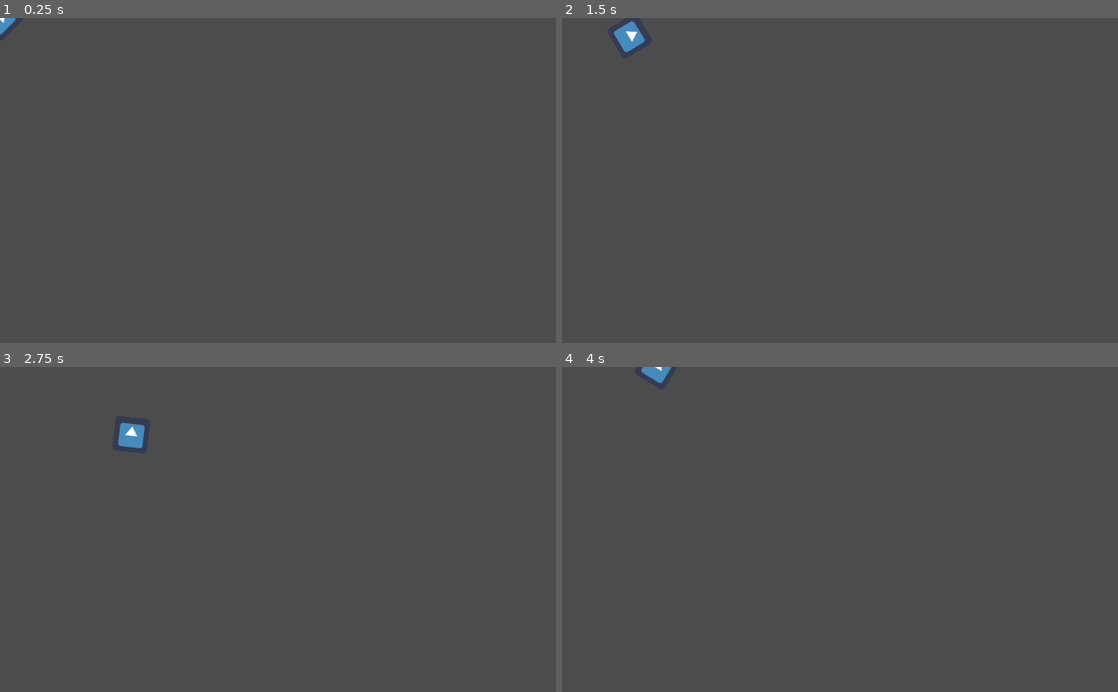
Above: before the commit, frames 1-4 (two rows, left to right).
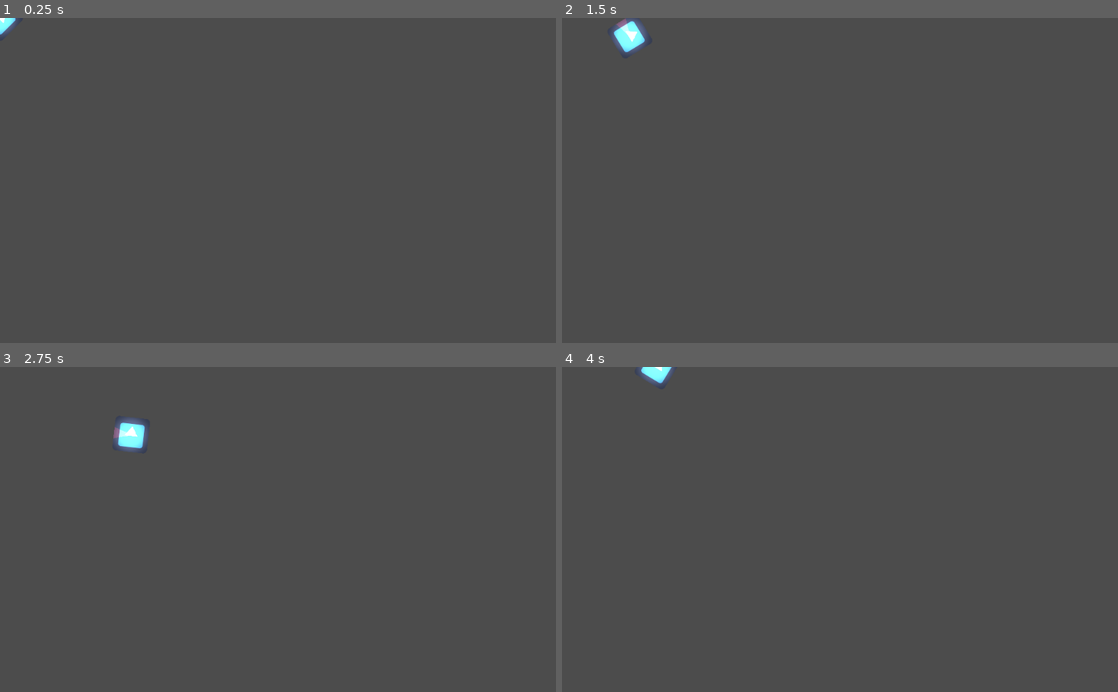
Above: after the commit, the same moments.

Repository: onsetsu/GameJam5
Game: Godot game, scene res://Scenes/Player.tscn
The game is run twice, just before and just after one commit, with the same random seed, the same clock (stepped at 60 frames per second) and the same inputs. This scene is started directly instead of the project's main scene. The engine's default icon, where the game draws it, is replaced by a stand-in: a white triangle on a blue panel in a dark square.
Inputs (mouse positions are in pixels of both pictures, inside the frame that each line leads up to):
- Up to frame 1 (0.25 s): no input
- Up to frame 2 (1.5 s): tap Enter at 0.5 s; move the mouse to (962, 164) at 0.52 s; hold D (move_right) 0.53-1.28 s; move the mouse to (728, 196) at 1.27 s; hold S (move_down) from 1.28 s (still down)
- Up to frame 3 (2.75 s): move the mouse to (333, 458) at 2.02 s; release S (move_down) at 2.03 s; hold D (move_right) from 2.03 s (still down)
- Up to frame 4 (4 s): move the mouse to (812, 594) at 2.77 s; release D (move_right) at 2.78 s; hold W (move_up) 2.78-3.53 s; move the mouse to (1006, 578) at 3.52 s; hold A (move_left) from 3.53 s (still down)

The runs differ from the first frame. In frame 1, 0.1% of the frame differs, in the area x 0-3%, y 0-6%; in frame 2, 0.5%, in the area x 8-16%, y 0-11%; in frame 3, 0.5%; in frame 4, 0.3%.

Commit message:
added Flashlight and gave it to Player

Diff:
--- /dev/null
+++ b/Scenes/Flashlight.tscn
@@ -0,0 +1,47 @@
+[gd_scene load_steps=3 format=2]
+
+[ext_resource path="res://LightSpike/light.png" type="Texture" id=1]
+
+[sub_resource type="OccluderPolygon2D" id=1]
+
+closed = false
+cull_mode = 0
+polygon = PoolVector2Array( -15, -5, 10, 0, 10, 0, -15, 5 )
+
+[node name="Sprite" type="Node2D" index="0"]
+
+_sections_unfolded = [ "Offset", "Transform" ]
+
+[node name="Flashlight" type="Light2D" parent="." index="0"]
+
+enabled = true
+editor_only = false
+texture = ExtResource( 1 )
+offset = Vector2( 0, 0 )
+texture_scale = 1.0
+color = Color( 0.96875, 0.0833719, 0.0833333, 1 )
+energy = 1.0
+mode = 0
+range_height = 0.0
+range_z_min = -1024
+range_z_max = 1024
+range_layer_min = 0
+range_layer_max = 0
+range_item_cull_mask = 1
+shadow_enabled = true
+shadow_color = Color( 0, 0, 0, 0 )
+shadow_buffer_size = 2048
+shadow_gradient_length = 2.0
+shadow_filter = 1
+shadow_filter_smooth = 4.0
+shadow_item_cull_mask = 1
+_sections_unfolded = [ "Range", "Shadow", "Transform" ]
+__meta__ = {
+"_edit_group_": true
+}
+
+[node name="LightOccluder2D" type="LightOccluder2D" parent="Flashlight" index="0"]
+
+occluder = SubResource( 1 )
+light_mask = 1
+_sections_unfolded = [ "Transform" ]
--- a/Scenes/Player.tscn
+++ b/Scenes/Player.tscn
@@ -1,7 +1,9 @@
-[gd_scene load_steps=4 format=2]
+[gd_scene load_steps=6 format=2]
 
 [ext_resource path="res://Scripts/Player.gd" type="Script" id=1]
-[ext_resource path="res://icon.png" type="Texture" id=2]
+[ext_resource path="res://Scenes/Flashlight.tscn" type="PackedScene" id=2]
+[ext_resource path="res://icon.png" type="Texture" id=3]
+[ext_resource path="res://LightSpike/spot.png" type="Texture" id=4]
 
 [sub_resource type="CircleShape2D" id=1]
 
@@ -16,13 +18,49 @@
 collision/safe_margin = 0.08
 script = ExtResource( 1 )
 
-[node name="Sprite" type="Sprite" parent="." index="0"]
+[node name="Flashlight" parent="." index="0" instance=ExtResource( 2 )]
 
-texture = ExtResource( 2 )
+[node name="Sprite" type="Sprite" parent="." index="1"]
+
+texture = ExtResource( 3 )
 _sections_unfolded = [ "Animation", "Region", "Transform" ]
+__meta__ = {
+"_edit_lock_": true
+}
 
-[node name="CollisionShape2D" type="CollisionShape2D" parent="." index="1"]
+[node name="CollisionShape2D" type="CollisionShape2D" parent="." index="2"]
 
 scale = Vector2( 3, 3 )
 shape = SubResource( 1 )
 _sections_unfolded = [ "Transform" ]
+__meta__ = {
+"_edit_lock_": true
+}
+
+[node name="Light2D" type="Light2D" parent="." index="3"]
+
+enabled = true
+editor_only = false
+texture = ExtResource( 4 )
+offset = Vector2( 0, 0 )
+texture_scale = 1.0
+color = Color( 1, 1, 1, 1 )
+energy = 1.0
+mode = 0
+range_height = 0.0
+range_z_min = -1024
+range_z_max = 1024
+range_layer_min = 0
+range_layer_max = 0
+range_item_cull_mask = 1
+shadow_enabled = false
+shadow_color = Color( 0, 0, 0, 0 )
+shadow_buffer_size = 2048
+shadow_gradient_length = 0.0
+shadow_filter = 0
+shadow_filter_smooth = 0.0
+shadow_item_cull_mask = 1
+_sections_unfolded = [ "Range", "Shadow" ]
+__meta__ = {
+"_edit_lock_": true
+}
Binary file added: LightSpike/bg.png
Not shown, added: LightSpike/bg.png.import
Binary file added: LightSpike/caster.png
Not shown, added: LightSpike/caster.png.import
Binary file added: LightSpike/light.png
Not shown, added: LightSpike/light.png.import
Binary file added: LightSpike/spot.png
Not shown, added: LightSpike/spot.png.import
